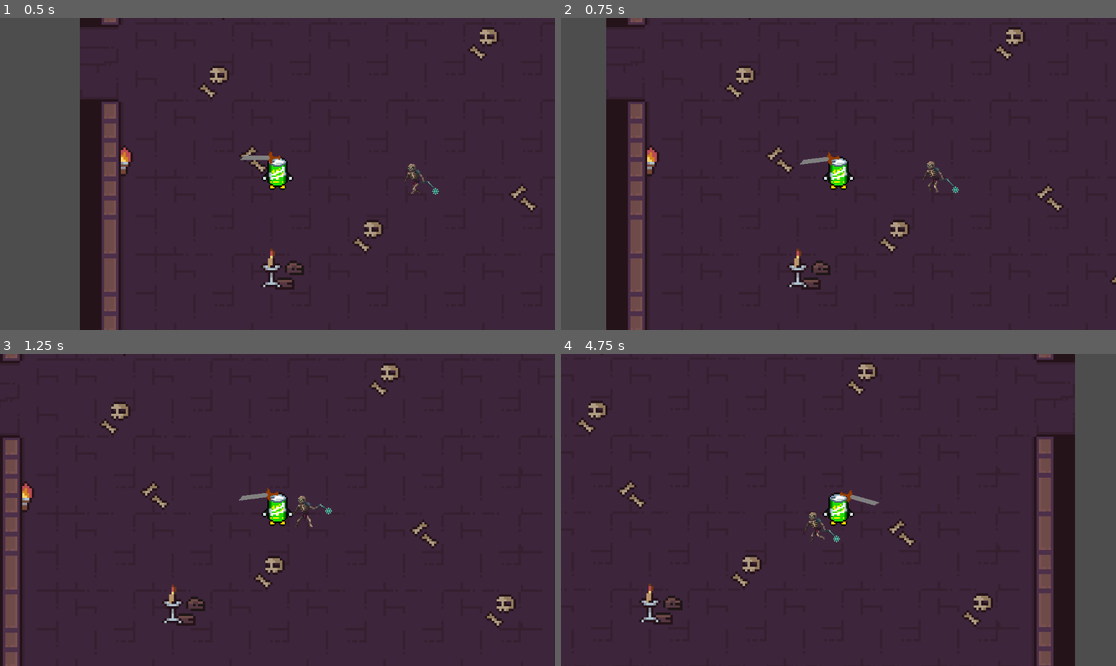
Above: before the commit, frames 1-4 (two rows, left to right).
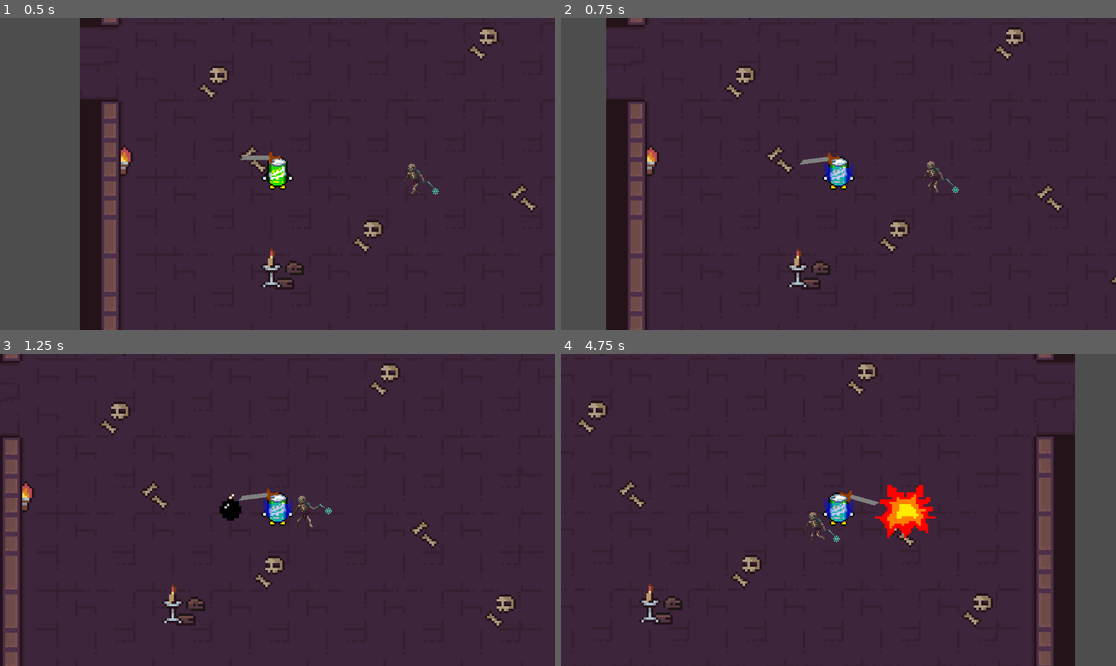
Above: after the commit, the same moments.

Repository: WilfingerS/CS415-2024
Game: Godot game, scene res://Scenes/Levels/MainScene.tscn
The game is run twice, just before and just after one commit, with the same random seed, the same clock (stepped at 60 frames per second) and the same inputs.
Inputs (mouse positions are in pixels of both pictures, inside the frame that each line leads up to):
- Up to frame 1 (0.5 s): no input
- Up to frame 2 (0.75 s): tap Enter at 0.5 s; move the mouse to (960, 158) at 0.52 s; hold D (right) from 0.53 s (still down); right-click (960, 158) at 0.6 s
- Up to frame 3 (1.25 s): keep holding D (right); tap Q (bomb, bound only after the commit) at 0.8 s
- Up to frame 4 (4.75 s): move the mouse to (727, 525) at 1.27 s; release D (right) at 1.28 s; hold S (down) 1.28-2.03 s; tap Q (bomb, bound only after the commit) at 1.35, 2.3, 3.6 s; right-click (727, 525) at 1.55 s; move the mouse to (894, 441) at 2.02 s; hold D (right) 2.03-2.78 s; click (894, 441) at 2.1 s; move the mouse to (810, 572) at 2.77 s; hold W (up) 2.78-3.53 s; right-click (810, 572) at 2.85 s; move the mouse to (1005, 556) at 3.52 s; hold A (left) from 3.53 s (still down); move the mouse to (672, 463) at 4.27 s; right-click (672, 463) at 4.35 s

Frame 1 is identical in both runs. In frame 2, 0.3% of the frame differs, in the area x 47-53%, y 46-55%; in frame 3, 0.5%; in frame 4, 1.4%, in the area x 47-68%, y 41-60%.

Commit message:
it's in the branch name

Diff:
--- a/GodotProjectFolder/Scenes/Characters/Character.tscn
+++ b/GodotProjectFolder/Scenes/Characters/Character.tscn
@@ -1,11 +1,30 @@
-[gd_scene load_steps=8 format=3 uid="uid://bddrcwkuo7k48"]
+[gd_scene load_steps=9 format=3 uid="uid://bddrcwkuo7k48"]
 
 [ext_resource type="Script" path="res://Scripts/Character.gd" id="1_pcl0v"]
 [ext_resource type="Texture2D" uid="uid://blx5qc7dyv10u" path="res://Assets/spritePixel.png" id="2_uggow"]
 [ext_resource type="PackedScene" uid="uid://drxv8fgohuj1r" path="res://Scenes/Weapons/Weapon.tscn" id="3_dru47"]
 [ext_resource type="Script" path="res://Scripts/Hurtbox.gd" id="4_62fq6"]
 
+[sub_resource type="Animation" id="Animation_iaf3c"]
+resource_name = "Block"
+length = 1.1
+tracks/0/type = "value"
+tracks/0/imported = false
+tracks/0/enabled = true
+tracks/0/path = NodePath("CharSprite:frame")
+tracks/0/interp = 1
+tracks/0/loop_wrap = true
+tracks/0/keys = {
+"times": PackedFloat32Array(0, 0.1, 1.1),
+"transitions": PackedFloat32Array(1, 1, 1),
+"update": 1,
+"values": [0, 1, 0]
+}
+
 [sub_resource type="AnimationLibrary" id="AnimationLibrary_vyssx"]
+_data = {
+"Block": SubResource("Animation_iaf3c")
+}
 
 [sub_resource type="CircleShape2D" id="CircleShape2D_fi78n"]
 radius = 15.0333
@@ -20,6 +39,7 @@
 
 [node name="CharSprite" type="Sprite2D" parent="."]
 texture = ExtResource("2_uggow")
+hframes = 2
 
 [node name="AnimationPlayer" type="AnimationPlayer" parent="."]
 libraries = {
--- a/GodotProjectFolder/Scenes/Characters/flail_skeleton.tscn
+++ b/GodotProjectFolder/Scenes/Characters/flail_skeleton.tscn
@@ -107,6 +107,7 @@
 offset = Vector2(0, -16)
 hframes = 13
 vframes = 5
+frame = 12
 region_rect = Rect2(9, 208, 33, 33)
 
 [node name="CollisionShape2D" type="CollisionShape2D" parent="."]
@@ -151,6 +152,7 @@
 [node name="Attack2 Hitbox" type="Area2D" parent="."]
 collision_layer = 2
 collision_mask = 0
+monitoring = false
 script = ExtResource("7_4inpg")
 
 [node name="CollisionPolygon2D" type="CollisionPolygon2D" parent="Attack2 Hitbox"]
--- a/GodotProjectFolder/Scenes/Levels/MainScene.tscn
+++ b/GodotProjectFolder/Scenes/Levels/MainScene.tscn
@@ -1,9 +1,10 @@
-[gd_scene load_steps=5 format=3 uid="uid://babnmxqdpfmjs"]
+[gd_scene load_steps=6 format=3 uid="uid://babnmxqdpfmjs"]
 
 [ext_resource type="PackedScene" uid="uid://bddrcwkuo7k48" path="res://Scenes/Characters/Character.tscn" id="1_3u81v"]
 [ext_resource type="PackedScene" uid="uid://b74j72sy4ihbx" path="res://Scenes/Levels/MultiRoom.tscn" id="1_88w2w"]
 [ext_resource type="PackedScene" uid="uid://cvk5t5c7vvgv6" path="res://Scenes/Characters/flail_skeleton.tscn" id="2_2fqig"]
 [ext_resource type="PackedScene" uid="uid://bky72twc6w0xk" path="res://Scenes/Levels/torch.tscn" id="4_26dd0"]
+[ext_resource type="PackedScene" uid="uid://c0kv8smv4doo2" path="res://Scenes/Weapons/bomb.tscn" id="5_hlbuj"]
 
 [node name="MainScene" type="Node2D"]
 
@@ -22,3 +23,5 @@
 
 [node name="Torch" parent="." instance=ExtResource("4_26dd0")]
 position = Vector2(-41, 77)
+
+[node name="Bomb" parent="." instance=ExtResource("5_hlbuj")]
--- /dev/null
+++ b/GodotProjectFolder/Scenes/Weapons/bomb.gd
@@ -0,0 +1,14 @@
+extends Node2D
+
+var player: CharacterBody2D
+
+func create_bomb():
+	player = get_tree().get_first_node_in_group("Player")
+	if Input.is_action_just_pressed("bomb"):
+		print(self.position)
+		self.position = player.position
+		$AnimationPlayer.play("explosion")
+
+# Called every frame. 'delta' is the elapsed time since the previous frame.
+func _process(delta):
+	create_bomb()
--- /dev/null
+++ b/GodotProjectFolder/Scenes/Weapons/bomb.tscn
@@ -0,0 +1,60 @@
+[gd_scene load_steps=7 format=3 uid="uid://c0kv8smv4doo2"]
+
+[ext_resource type="Texture2D" uid="uid://dooyv6iwtkcqw" path="res://Assets/bombPlaceholder.png" id="1_tgtdv"]
+[ext_resource type="Script" path="res://Scenes/Weapons/bomb.gd" id="1_vx7us"]
+[ext_resource type="Script" path="res://Scripts/Hitbox.gd" id="2_dvpj8"]
+
+[sub_resource type="Animation" id="Animation_tl2my"]
+resource_name = "explosion"
+length = 1.6
+tracks/0/type = "value"
+tracks/0/imported = false
+tracks/0/enabled = true
+tracks/0/path = NodePath("Sprite2D:frame")
+tracks/0/interp = 1
+tracks/0/loop_wrap = true
+tracks/0/keys = {
+"times": PackedFloat32Array(0, 1, 1.6),
+"transitions": PackedFloat32Array(1, 1, 1),
+"update": 1,
+"values": [1, 2, 0]
+}
+tracks/1/type = "value"
+tracks/1/imported = false
+tracks/1/enabled = true
+tracks/1/path = NodePath("Hitbox:monitoring")
+tracks/1/interp = 1
+tracks/1/loop_wrap = true
+tracks/1/keys = {
+"times": PackedFloat32Array(1.1, 1.5),
+"transitions": PackedFloat32Array(1, 1),
+"update": 1,
+"values": [true, false]
+}
+
+[sub_resource type="AnimationLibrary" id="AnimationLibrary_ntjxn"]
+_data = {
+"explosion": SubResource("Animation_tl2my")
+}
+
+[sub_resource type="CircleShape2D" id="CircleShape2D_owj4c"]
+
+[node name="Bomb" type="Node2D"]
+script = ExtResource("1_vx7us")
+
+[node name="Sprite2D" type="Sprite2D" parent="."]
+texture = ExtResource("1_tgtdv")
+hframes = 3
+
+[node name="AnimationPlayer" type="AnimationPlayer" parent="."]
+libraries = {
+"": SubResource("AnimationLibrary_ntjxn")
+}
+
+[node name="Hitbox" type="Area2D" parent="."]
+monitoring = false
+script = ExtResource("2_dvpj8")
+
+[node name="CollisionShape2D" type="CollisionShape2D" parent="Hitbox"]
+scale = Vector2(1.165, 1.165)
+shape = SubResource("CircleShape2D_owj4c")
--- a/GodotProjectFolder/Scripts/Character.gd
+++ b/GodotProjectFolder/Scripts/Character.gd
@@ -20,6 +20,7 @@
 @onready var damage = weapon.damage
 
 var mov_Direction:Vector2 = Vector2.ZERO
+var blocking = false
 
 # Actions
 func attack():
@@ -28,6 +29,19 @@
 
 func pickUP():
 	pass
+
+#func create_bomb():
+	#if Input.is_action_just_pressed("bomb"):
+		#var instance = load("res://Scenes/Weapons/bomb.tscn").instantiate()
+		#instance.update_pos()
+
+func parry():
+	if Input.is_action_just_pressed("block"):
+		blocking = true
+		print("Block?")
+		$AnimationPlayer.play("Block")
+		await get_tree().create_timer(0.5).timeout
+		blocking = false
 
 # Health Stuff
 func take_damage(dmg:int):
@@ -63,3 +77,5 @@
 	move_and_slide()
 	move()
 	attack()
+	parry()
+	#create_bomb()
--- a/GodotProjectFolder/Scripts/Hurtbox.gd
+++ b/GodotProjectFolder/Scripts/Hurtbox.gd
@@ -16,4 +16,4 @@
 		return
 
 	print(hitbox.owner.name + " hit: " + self.get_parent().name)
-	self.get_parent().take_damage(hitbox.owner.damage)
+	#self.get_wparent().take_damage(hitbox.owner.damage)
--- a/GodotProjectFolder/project.godot
+++ b/GodotProjectFolder/project.godot
@@ -47,11 +47,22 @@
 "events": [Object(InputEventKey,"resource_local_to_scene":false,"resource_name":"","device":-1,"window_id":0,"alt_pressed":false,"shift_pressed":false,"ctrl_pressed":false,"meta_pressed":false,"pressed":false,"keycode":0,"physical_keycode":69,"key_label":0,"unicode":101,"echo":false,"script":null)
 ]
 }
+block={
+"deadzone": 0.5,
+"events": [Object(InputEventMouseButton,"resource_local_to_scene":false,"resource_name":"","device":-1,"window_id":0,"alt_pressed":false,"shift_pressed":false,"ctrl_pressed":false,"meta_pressed":false,"button_mask":0,"position":Vector2(0, 0),"global_position":Vector2(0, 0),"factor":1.0,"button_index":2,"canceled":false,"pressed":false,"double_click":false,"script":null)
+]
+}
+bomb={
+"deadzone": 0.5,
+"events": [null, Object(InputEventKey,"resource_local_to_scene":false,"resource_name":"","device":0,"window_id":0,"alt_pressed":false,"shift_pressed":false,"ctrl_pressed":false,"meta_pressed":false,"pressed":false,"keycode":0,"physical_keycode":81,"key_label":0,"unicode":0,"echo":false,"script":null)
+]
+}
 
 [layer_names]
 
 2d_physics/layer_1="World"
 2d_physics/layer_2="Player"
+2d_physics/layer_3="Bomb"
 
 [rendering]
 
Binary file added: GodotProjectFolder/Assets/bombPlaceholder.png
Not shown, added: GodotProjectFolder/Assets/bombPlaceholder.png.import
Binary file changed: GodotProjectFolder/Assets/spritePixel.png
